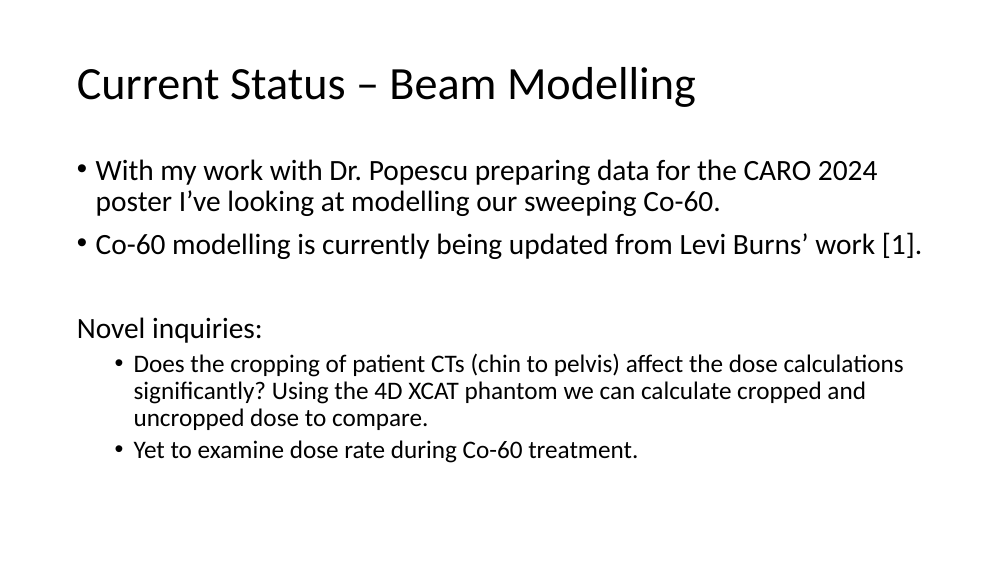
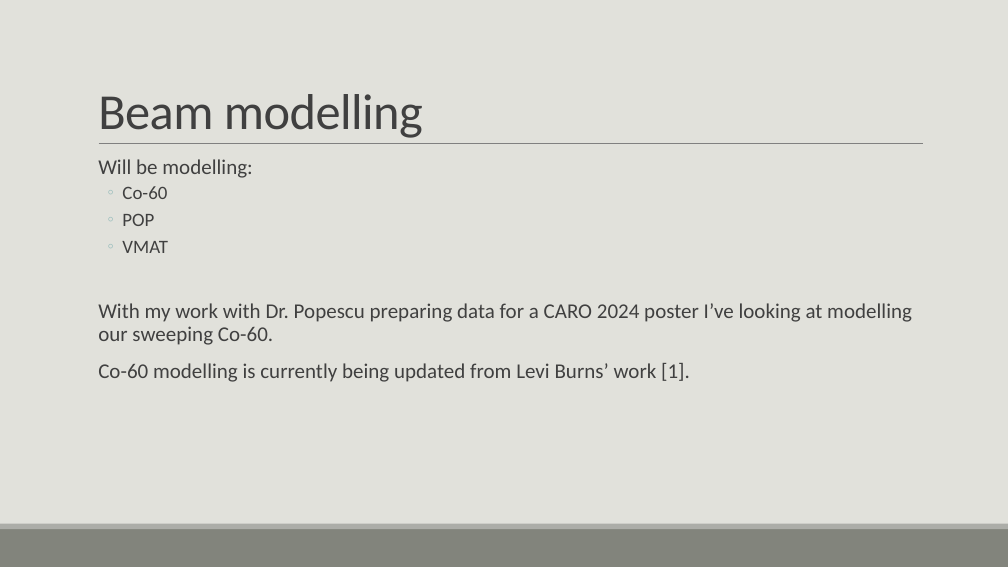
Before and after one commit to CNorthwayMedPhys/Full-Body-Flow-Model-Project, a slide deck: slide 16 of Working Documents/Committee Meeting.pptx. Drawn at 1008x567 pixels with LibreOffice and Linux fonts; fonts in the diff are those of the drawing. Boxes give left, top, right and bottom in pixels: in the first picture for what was removed or moved away, otherwise in the second. Text is boxed around its words. In the diff, an @@ line names an element or a change of style, - is before the commit and + after.

```diff
--- a/Working Documents/Committee Meeting.pptx
+++ b/Working Documents/Committee Meeting.pptx
@@ background #FFFFFF to #E1E1DB @@
@@ title "Beam modelling" at <box>98,94,423,138</box>: vertical alignment middle to bottom @@
@@ title at <box>98,94,423,138</box>: text changed; size 44 to 48 pt; text colour #000000 to #404040 @@
-Current Status – Beam Modelling
+Beam modelling
@@ line added from (99, 144) to (923, 144), #808080 0.5 pt @@
@@ text "Will be modelling:": place and size @@
-text "Will be modelling:" at <box>77,159,922,463</box>
+text "Will be modelling:" at <box>98,159,912,382</box>
@@ text at <box>98,159,912,345</box>: text changed; size 28 to 20 pt; text colour #000000 to #404040 @@
-• With my work with Dr. Popescu preparing data for the CARO 2024 poster I’ve looking at modelling our sweeping Co-60.
+  Will be modelling:
+  ◦ Co-60
+  ◦ POP
+  ◦ VMAT
+  With my work with Dr. Popescu preparing data for a CARO 2024 poster I’ve looking at modelling our sweeping Co-60.
@@ text at <box>77,317,904,463</box>: paragraphs removed @@
-Novel inquiries:
-  • Does the cropping of patient CTs (chin to pelvis) affect the dose calculations significantly? Using the 4D XCAT phantom we can calculate cropped and uncropped dose to compare.
-  • Yet to examine dose rate during Co-60 treatment.
@@ text at <box>98,363,690,382</box>: size 28 to 20 pt, text colour #000000 to #404040 in "Co-60 modelling is currently being updated from ..."; bullet • to  ; more space between paragraphs @@
@@ rectangle added at <box>0,529,1008,567</box>, fill #82847C @@
@@ rectangle added at <box>0,524,1008,529</box>, fill #ACADA8 @@
```
Also in this commit, not shown: 20 other slides changed, 4 slides added, 52 other files.
